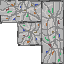
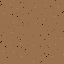
The second 64px x 64px image is a revision of the first. Changes to its layers:
hid group "Group 12" (4 layers) over <box>0,0,64,64</box>
painted on "Paint Layer 11" over <box>0,0,64,64</box>
painted on "Paint Layer 9" over <box>0,0,64,64</box>
painted on "Paint Layer 10" over <box>0,0,64,64</box>
painted on "Paint Layer 13" over <box>0,0,64,64</box>
added layer "Background" (1st of 2) above "BasicWall" over <box>0,0,64,64</box>
